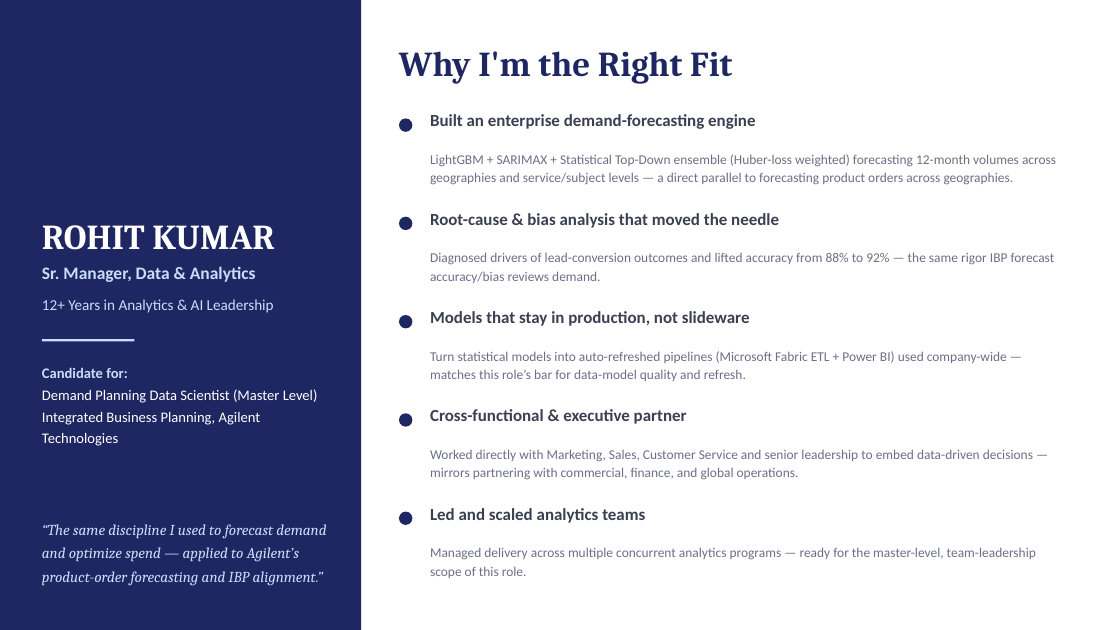
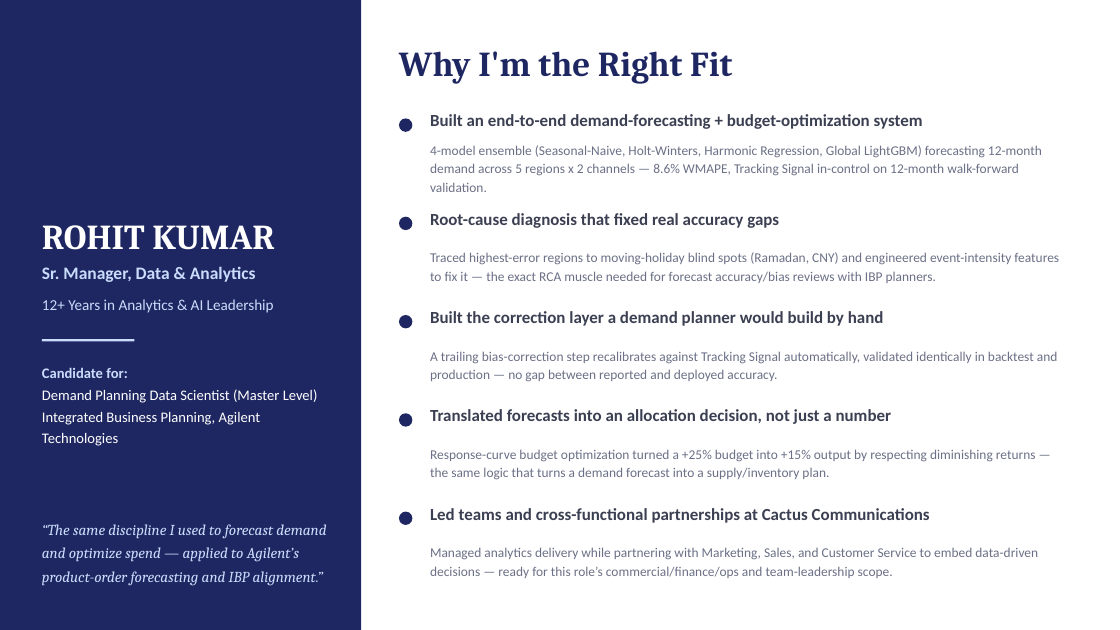
Before and after one commit to rohit6857/rohit, a slide deck: slide 1 of Agilent_Interview_Prework.pptx. Drawn at 1120x630 pixels with LibreOffice and Linux fonts; fonts in the diff are those of the drawing. Boxes give left, top, right and bottom in pixels: in the first picture for what was removed or moved away, otherwise in the second. Text is boxed around its words. In the diff, an @@ line names an element or a change of style, - is before the commit and + after.

```diff
--- a/Agilent_Interview_Prework.pptx
+++ b/Agilent_Interview_Prework.pptx
@@ text at bbox=[430, 114, 923, 129]: text changed @@
-Built an enterprise demand-forecasting engine
+Built an end-to-end demand-forecasting + budget-optimization system
@@ text at bbox=[430, 145, 1042, 192]: text changed @@
-LightGBM + SARIMAX + Statistical Top-Down ensemble (Huber-loss weighted) forecasting 12-month volumes across geographies and service/subject levels — a direct parallel to forecasting product orders across geographies.
+4-model ensemble (Seasonal-Naive, Holt-Winters, Harmonic Regression, Global LightGBM) forecasting 12-month demand across 5 regions x 2 channels — 8.6% WMAPE, Tracking Signal in-control on 12-month walk-forward validation.
@@ text at bbox=[430, 213, 779, 228]: text changed @@
-Root-cause & bias analysis that moved the needle
+Root-cause diagnosis that fixed real accuracy gaps
@@ text at bbox=[430, 252, 1059, 283]: text changed @@
-Diagnosed drivers of lead-conversion outcomes and lifted accuracy from 88% to 92% — the same rigor IBP forecast accuracy/bias reviews demand.
+Traced highest-error regions to moving-holiday blind spots (Ramadan, CNY) and engineered event-intensity features to fix it — the exact RCA muscle needed for forecast accuracy/bias reviews with IBP planners.
@@ text at bbox=[430, 311, 884, 326]: text changed @@
-Models that stay in production, not slideware
+Built the correction layer a demand planner would build by hand
@@ text at bbox=[430, 351, 1058, 382]: text changed @@
-Turn statistical models into auto-refreshed pipelines (Microsoft Fabric ETL + Power BI) used company-wide — matches this role’s bar for data-model quality and refresh.
+A trailing bias-correction step recalibrates against Tracking Signal automatically, validated identically in backtest and production — no gap between reported and deployed accuracy.
@@ text at bbox=[430, 409, 892, 424]: text changed @@
-Cross-functional & executive partner
+Translated forecasts into an allocation decision, not just a number
@@ text at bbox=[430, 449, 1036, 480]: text changed @@
-Worked directly with Marketing, Sales, Customer Service and senior leadership to embed data-driven decisions — mirrors partnering with commercial, finance, and global operations.
+Response-curve budget optimization turned a +25% budget into +15% output by respecting diminishing returns — the same logic that turns a demand forecast into a supply/inventory plan.
@@ text at bbox=[430, 508, 930, 523]: text changed @@
-Led and scaled analytics teams
+Led teams and cross-functional partnerships at Cactus Communications
@@ text at bbox=[430, 547, 1038, 578]: text changed @@
-Managed delivery across multiple concurrent analytics programs — ready for the master-level, team-leadership scope of this role.
+Managed analytics delivery while partnering with Marketing, Sales, and Customer Service to embed data-driven decisions — ready for this role’s commercial/finance/ops and team-leadership scope.
```
Also in this commit, not shown: 1 other slide changed.
